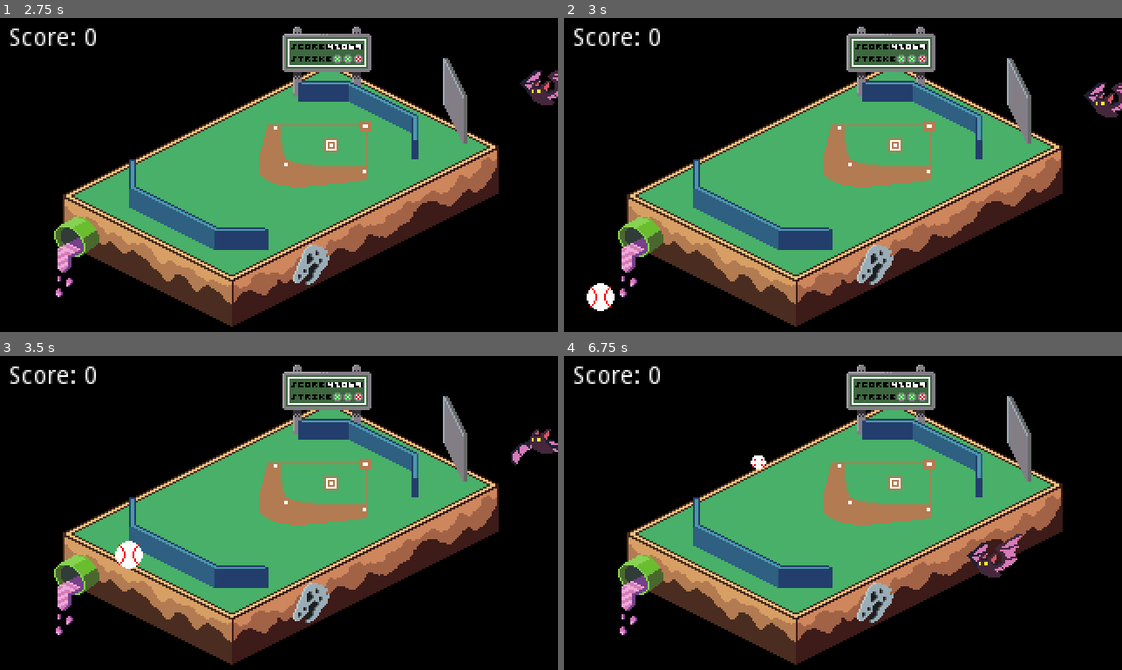
Above: before the commit, frames 1-4 (two rows, left to right).
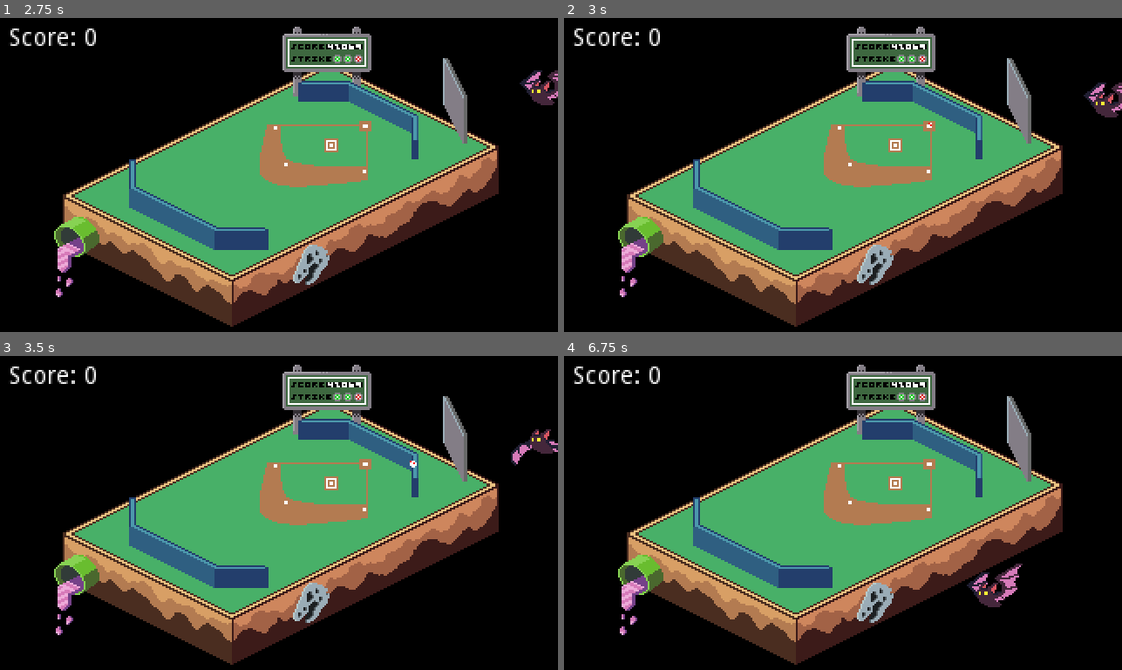
Above: after the commit, the same moments.

Repository: im-deepfriedwater/spaceball-bat
Game: Godot game, scene res://scenes/MainBaseballGame.tscn
Same seed, same stepped clock (60 frames per second), same inputs: the game is played once before the commit and once after it.
Inputs:
- Up to frame 1 (2.75 s): tap Enter (ui_accept) at 0.5, 0.77, 1.07, 1.52, 1.82 s; hold Right (ui_right) 0.53-1.28 s; hold Down (ui_down) 1.28-2.03 s; hold Right (ui_right) from 2.03 s (still down)
- Up to frame 2 (3 s): release Right (ui_right) at 2.78 s; hold Up (ui_up) from 2.78 s (still down)
- Up to frame 3 (3.5 s): keep holding Up (ui_up); tap Enter (ui_accept) at 3.02, 3.32 s
- Up to frame 4 (6.75 s): release Up (ui_up) at 3.53 s; hold Left (ui_left) 3.53-5.03 s; tap Enter (ui_accept) at 3.77, 4.07, 4.52, 4.82, 6.02, 6.32 s; tap B (debug_launch_baseball) at 4.15 s; hold Down (ui_down) 5.03-5.78 s; hold Right (ui_right) 5.78-6.53 s; hold Up (ui_up) from 6.53 s (still down)

Frame 1 is identical in both runs. In frame 2, 0.3% of the frame differs, in the area x 4-66%, y 33-94%; in frame 3, 0.4%; in frame 4, 1.4%, in the area x 33-83%, y 31-80%.

Commit message:
launch working via signals
updated launch to work with signals, added global for screen size, adjusted bounding box for bat on screen, fidgeted around with other variables and stuff probably idk its been a minute.

Diff:
--- a/src/project.godot
+++ b/src/project.godot
@@ -37,6 +37,7 @@
 [autoload]
 
 BaseballEventsSingleton="*res://scripts/event_singletons/BaseballEventsSingleton.gd"
+Globals="*res://scripts/singletons/globals.gd"
 
 [display]
 
--- a/src/scenes/BgBaseball.tscn
+++ b/src/scenes/BgBaseball.tscn
@@ -17,7 +17,7 @@
 texture = ExtResource( 1 )
 
 [node name="Timer" type="Timer" parent="."]
-wait_time = 0.75
+wait_time = 0.5
 __meta__ = {
 "_editor_description_": "
 "
--- a/src/scenes/MainBaseballGame.tscn
+++ b/src/scenes/MainBaseballGame.tscn
@@ -9,7 +9,7 @@
 [ext_resource path="res://scripts/baseball/background/BgBaseballLauncher.gd" type="Script" id=7]
 
 [sub_resource type="RectangleShape2D" id=1]
-extents = Vector2( 160.5, 25 )
+extents = Vector2( 160.5, 11 )
 
 [sub_resource type="RectangleShape2D" id=2]
 extents = Vector2( 161, 10.5 )
@@ -29,6 +29,12 @@
 
 [node name="BackLayer" type="Node2D" parent="."]
 
+[node name="BgBaseballLaunch" type="Node2D" parent="BackLayer"]
+position = Vector2( 210, 61 )
+script = ExtResource( 7 )
+BALL_VELOCITY = 0.9
+BALL_ANGLE_DEGREES = 190
+
 [node name="Background" type="Sprite" parent="BackLayer"]
 visible = false
 position = Vector2( 160, 90 )
@@ -37,12 +43,6 @@
 [node name="Background2" type="Sprite" parent="BackLayer"]
 position = Vector2( 160, 90 )
 texture = ExtResource( 6 )
-
-[node name="BgBaseballLaunch" type="Node2D" parent="BackLayer"]
-position = Vector2( 210, 61 )
-script = ExtResource( 7 )
-BALL_VELOCITY = 0.5
-BALL_ANGLE_DEGREES = 180
 
 [node name="MiddleLayer" type="Node2D" parent="."]
 
@@ -56,14 +56,13 @@
 script = ExtResource( 5 )
 
 [node name="CollisionBoundaries" type="Node2D" parent="."]
-visible = false
 
 [node name="Bottom" type="StaticBody2D" parent="CollisionBoundaries"]
 collision_layer = 4
 collision_mask = 0
 
 [node name="CollisionShape2D" type="CollisionShape2D" parent="CollisionBoundaries/Bottom"]
-position = Vector2( 159.5, 155 )
+position = Vector2( 159.5, 191 )
 shape = SubResource( 1 )
 
 [node name="Top" type="StaticBody2D" parent="CollisionBoundaries"]
--- a/src/scripts/baseball/PlayfieldBaseballLauncher.gd
+++ b/src/scripts/baseball/PlayfieldBaseballLauncher.gd
@@ -3,11 +3,27 @@
 export var TRAJECTORY_IS_PATH_CHANCE = 0.00
 export var BALL_VELOCITY :float = 2.5
 export var BALL_ANGLE_DEGREES = 45
+export var BALL_ANGLE_RADS = 0
 
 const Baseball = preload("res://scenes/Baseball.tscn")
 
 func _ready():
-	BaseballEventsSingleton.connect("launch_baseball", self, "_on_BaseballEventsSingleton_launch_baseball")
+#	BaseballEventsSingleton.connect("launch_baseball", self, "_on_BaseballEventsSingleton_launch_baseball")
+	BaseballEventsSingleton.connect("destroy_background_baseball", self , "launch_from_bg")
+
+func launch_from_bg(destroyed_position: Vector2, destroyed_velocity: Vector2):
+	print("launch from bg hit")
+	var flipped_velocity = Vector2(destroyed_velocity.x, destroyed_velocity.y * -1.0)
+	var launch_angle = flipped_velocity.angle()
+	var start_x = (destroyed_position.x - ( Globals.SCREEN_WIDTH / 2.0 )) * -1.0 # reflects X position over midpoint of screen
+	start_x = start_x + ( Globals.SCREEN_WIDTH / 2.0 )
+	var start_y = (destroyed_position.y - ( Globals.SCREEN_HEIGHT / 2.0 )) * -1.0 # reflects Y
+	start_y = start_y + ( Globals.SCREEN_HEIGHT / 2.0 )
+	#set params for launch
+	global_position = Vector2( start_x, start_y)
+	BALL_ANGLE_RADS = launch_angle
+
+	launch_baseball()
 
 func launch_baseball():
 	#print("launching baseball bby")
@@ -30,8 +46,8 @@
 
 func generate_random_velocity():
 	#print("physics based ball")
-	#var launch_vector = Vector2(1.0,-2.5)
-	var launch_vector = Vector2(BALL_VELOCITY,0).rotated( - BALL_ANGLE_DEGREES * PI/180)
+	#var launch_vector = Vector2(BALL_VELOCITY,0).rotated( - BALL_ANGLE_DEGREES * PI/180)
+	var launch_vector = Vector2(BALL_VELOCITY,0).rotated( - BALL_ANGLE_RADS)
 
 	return launch_vector
 
--- a/src/scripts/baseball/background/BgBaseball.gd
+++ b/src/scripts/baseball/background/BgBaseball.gd
@@ -9,11 +9,11 @@
 export var BASEBALL_SCALE_STEP = 0.15
 export var BASEBALL_VELOCITY_SCALER_STEP = 1.2;
 
-export var MAX_DISTANCE = 300
-export var BOTTOM_DESTROY_BOUNDS = 200
+#export var MAX_DISTANCE = 300
+export var BOTTOM_DESTROY_BOUNDS = Globals.SCREEN_HEIGHT + 10
 export var TOP_DESTROY_BOUNDS = -10
-export var RIGHT_DESTROY_BOUNDS = 320
-export var LEFT_DESTROY_BOUNDS = -20
+export var RIGHT_DESTROY_BOUNDS = Globals.SCREEN_WIDTH + 10
+export var LEFT_DESTROY_BOUNDS = -10
 
 
 onready var sprite = $Sprite
@@ -43,7 +43,7 @@
 			global_position.x < LEFT_DESTROY_BOUNDS ||
 			global_position.x > RIGHT_DESTROY_BOUNDS):
 			print("destroyed ball")
-			queue_free();
+			delete_ball()
 
 func addVelocity( vel : Vector2 ):
 	#print("adding velocity to baseball . . . ")
@@ -60,5 +60,7 @@
 		sprite.scale = Vector2(MAX_BASEBALL_SCALE,MAX_BASEBALL_SCALE)
 	current_velocity = current_velocity * BASEBALL_VELOCITY_SCALER_STEP
 
-func _on_Baseball_child_exiting_tree(node):
-	BaseballEventsSingleton.emit_signal("destroy_background_baseball")
+func delete_ball():
+	print(global_position)
+	BaseballEventsSingleton.emit_signal("destroy_background_baseball",global_position, current_velocity)
+	queue_free()
--- a/src/scripts/baseball/background/BgBaseballLauncher.gd
+++ b/src/scripts/baseball/background/BgBaseballLauncher.gd
@@ -1,7 +1,8 @@
 extends Node2D
 
 export var BALL_VELOCITY :float = 1.0
-export var BALL_ANGLE_DEGREES = 210
+export var BALL_ANGLE_DEGREES = 90
+
 #Initial ball velocity should depend on the angle of the launch
 #for example, a ball launched to the bottom left should move faster than one straight off the top of the screen
 #we should work out what feels good for this at some point, possibly having some sort of function that provides an appropriate magnitude given an angle
@@ -10,22 +11,26 @@
 const BgBaseball = preload("res://scenes/BgBaseball.tscn")
 
 func _ready():
-	BaseballEventsSingleton.connect("launch_bg_baseball", self, "_on_bg_baseball_launch_event")
+	BaseballEventsSingleton.connect("launch_baseball", self, "_on_bg_baseball_launch_event")
 
 
 func _on_bg_baseball_launch_event():
-	pass
+	launch_baseball()
 
 func launch_baseball():
 	#print("launching baseball bby")
 	#instanciate a baseball at pos
+	var rng = RandomNumberGenerator.new()
+	rng.randomize()
 	var baseball= BgBaseball.instance()
 	baseball.global_position = global_position
-	baseball.set_as_toplevel(true)
-	add_child(baseball)
-	var launch_vector = Vector2(BALL_VELOCITY,0).rotated( - BALL_ANGLE_DEGREES * PI/180)
+	#baseball.set_as_toplevel(true)
+	get_parent().add_child(baseball)
+	var launch_vector = Vector2(BALL_VELOCITY,0).rotated(rng.randf_range(0,359) * PI/180)
+	print(launch_vector.angle())
 	baseball.addVelocity(launch_vector)
 
 func _physics_process(_delta):
 	if Input.is_action_just_pressed("debug_launch_baseball"):
-		launch_baseball()
+		#launch_baseball()
+		pass
--- a/src/scripts/event_singletons/BaseballEventsSingleton.gd
+++ b/src/scripts/event_singletons/BaseballEventsSingleton.gd
@@ -3,5 +3,6 @@
 signal launch_baseball
 signal catch_baseball
 signal destroy_baseball
+signal destroy_background_baseball
 signal game_over
 signal game_paused
--- /dev/null
+++ b/src/scripts/singletons/globals.gd
@@ -0,0 +1,5 @@
+extends Node
+
+
+export var SCREEN_WIDTH = 320
+export var SCREEN_HEIGHT = 180
